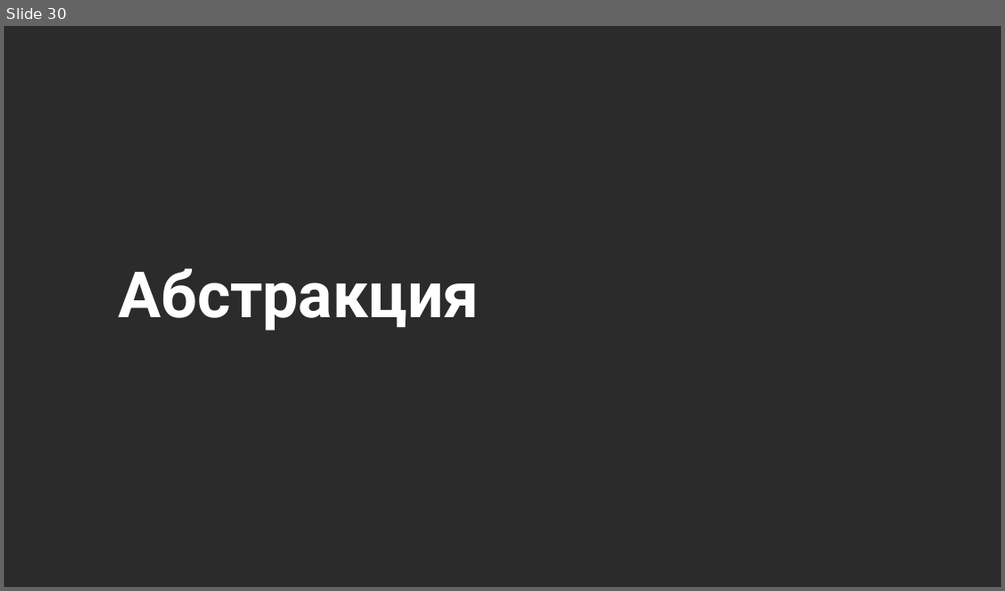
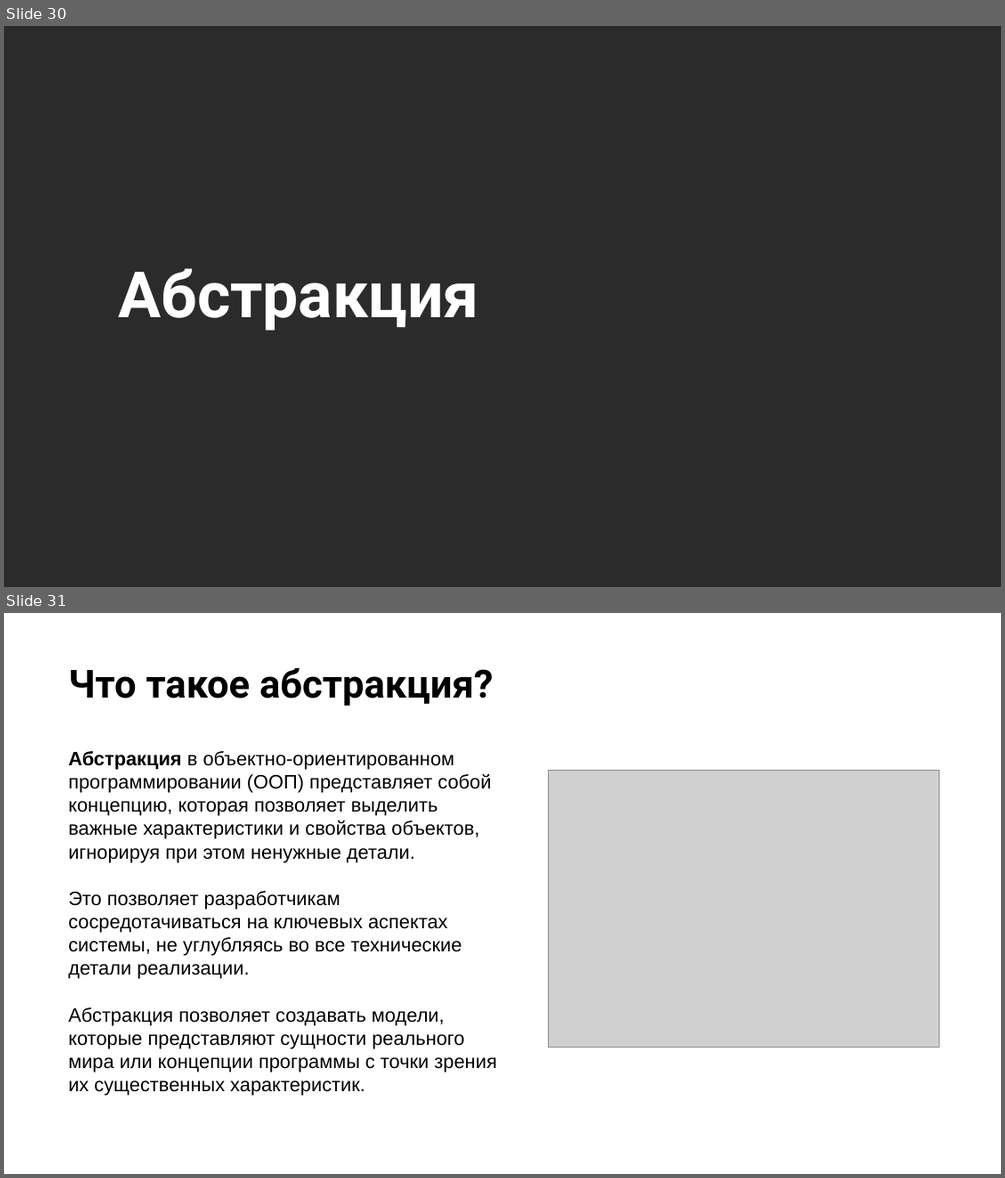
Before and after one commit to NilovPavel/OOP, a slide deck: ООП.pptx. Shown one above the other, each under a label of ours: slide 30 before the commit, slides 30 and 31 after it. The pictures are 1005x591 and 1005x1178 pixels, drawn with LibreOffice and Linux fonts; fonts in the diff are those of the drawing; grey boxes stand for pictures; background and template pictures are left out; a plain dark background stands for a picture behind light text. Boxes give left, top, right and bottom in pixels: in the first picture for what was removed or moved away, otherwise in the second. Text is boxed around its words. In the diff, an @@ line names an element or a change of style, - is before the commit and + after.

```diff
--- a/ООП.pptx
+++ b/ООП.pptx
@@ slide 31 added at [4,613,1001,1174], background picture (left out) @@
@@ title added at [68,668,493,706], 28 pt, text #000000, bold @@
+Что такое абстракция?
@@ text added at [68,751,496,1095], 14 pt, text #000000 @@
+Абстракция в объектно-ориентированном программировании (ООП) представляет собой концепцию, которая позволяет выделить важные характеристики и свойства объектов, игнорируя при этом ненужные детали.
+Это позволяет разработчикам сосредотачиваться на ключевых аспектах системы, не углубляясь во все технические детали реализации.
+Абстракция позволяет создавать модели, которые представляют сущности реального мира или концепции программы с точки зрения их существенных характеристик.
@@ picture added at [549,770,939,1046] @@
```
Also in this commit, not shown: 7 slides changed, 5 other slides added.
